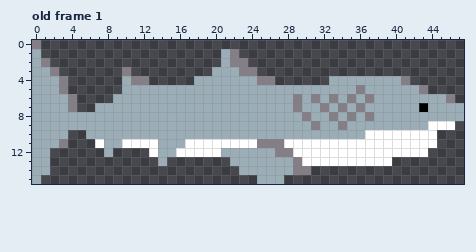
A pixel-art file gets an edit: Assets/Sprites & Tiles/Sprites/shark.aseprite. The picture above was drawn from the file before the commit.
48x16 pixels, 1 frame. Shown: old frame 1. The commit also changed other frames, which this record leaves out.
Once edited:
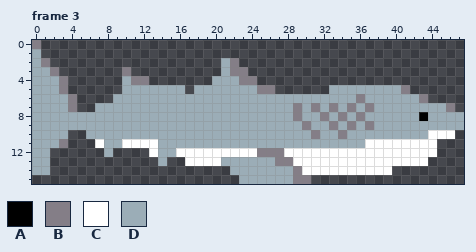
Palette (. is transparent): A #000000  B #847e87  C #ffffff  D #9badb7
A new or re-ordered frame is compared with the old frame closest to it.
Edits made:
frames 1 -> 5
--- frame 3 is new; against old frame 1
@@ x 0..47 @@
  0 B...............................................
- 1 D....................DB.........................
- 2 DB...................DBB........................
- 3 DDB.......B.........DDDBB.......................
- 4 DDDB......DBB.....DDDDDDDBB......DDDDDDDDB......
- 5 DDDB......DDDDDDDDDDDDDDDDDDDDDDDDDDBDDDDDDB....
- 6 DDDDB....DDDDDDDDDDDDDDDDDDDDBDBDBDBDBDDDDDDDDB.
- 7 DDDDB..DDDDDDDDDDDDDDDDDDDDDDBDDBDBDBDDDDDDADDDD
- 8 DDDDDDDDDDDDDDDDDDDDDDDDDDDDDDBDDBDBDBDDDDDDDDDD
- 9 DDDDDDDDDDDDDDDDDDDDDDDDDDDDDDDBDDBDDDDDDDDDCCC.
-10 DDDD..DDDDDDDDDDDDDDDDDDDDDDDDDDDDDDDCCCCCCCC...
-11 DDDB...CDDCCCCDDDCCCCCCCCBBBCCCCCCCCCCCCCCCCC...
-12 DD......D....CDDCCCCCDDDDDDBBCCCCCCCCCCCCCCC....
-13 DD............D.......DDDDDDDBCCCCCCCCCC........
-14 DD.....................DDDDDDBB.................
-15 D........................DDD....................
+ 1 D...............................................
+ 2 DB...................DB.........................
+ 3 DDB.......B..........DBB........................
+ 4 DDDB......DBB.......DDDBB.......................
+ 5 DDDB......DDDDDDD.DDDDDDDBB......DDDDDDDDB......
+ 6 DDDDB....DDDDDDDDDDDDDDDDDDDDDDDDDDDBDDDDDDB....
+ 7 DDDDB..DDDDDDDDDDDDDDDDDDDDDDBDBDBDBDBDDDDDDDDB.
+ 8 DDDDDDDDDDDDDDDDDDDDDDDDDDDDDBDDBDBDBDDDDDDADDDD
+ 9 DDDDDDDDDDDDDDDDDDDDDDDDDDDDDDBDDBDBDBDDDDDDDDDD
+10 DDDD..DDDDDDDDDDDDDDDDDDDDDDDDDBDDBDDDDDDDDDCCC.
+11 DDDB...CDDCCCCDDDDDDDDDDDDDDDDDDDDDDDCCCCCCCC...
+12 DD......D....CDDCCCCCCCCCBBBCCCCCCCCCCCCCCCCC...
+13 DD............D..CCCCDDDDDDBBCCCCCCCCCCCCCCC....
+14 DD....................DDDDDDDBCCCCCCCCCC........
+15 .......................DDDDDDBB.................
Pixel boxes of the changes (left, top, right, bottom) in both pictures:
changed: (185, 49, 464, 184)
erased: (32, 175, 41, 184)
